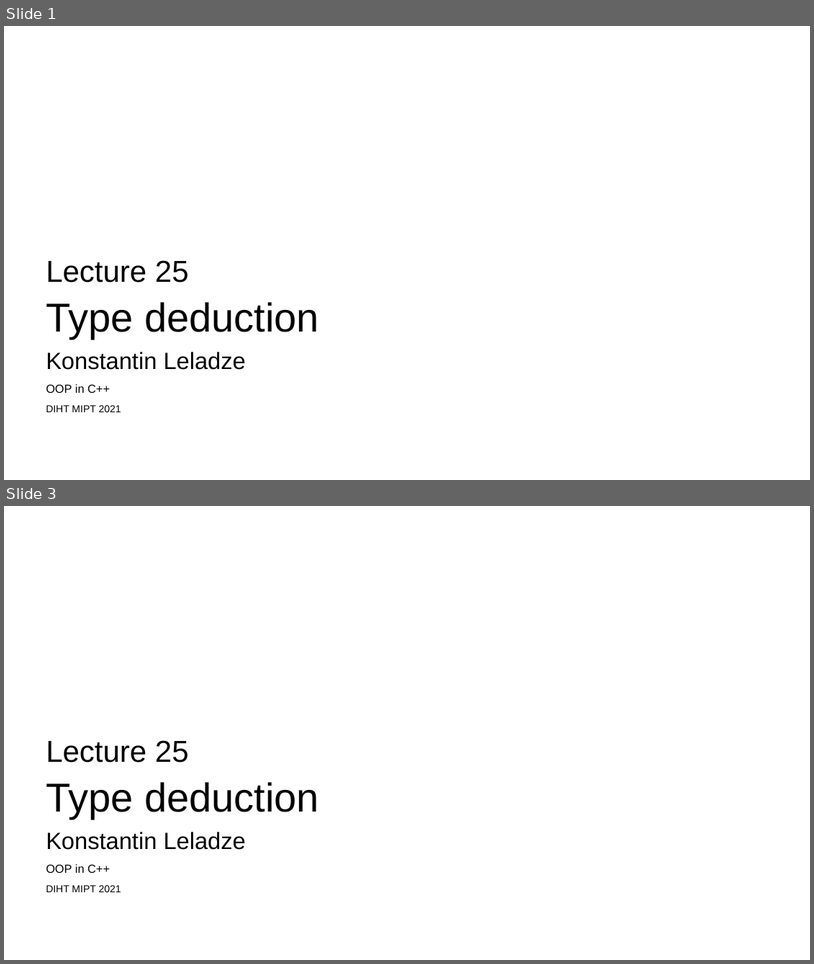
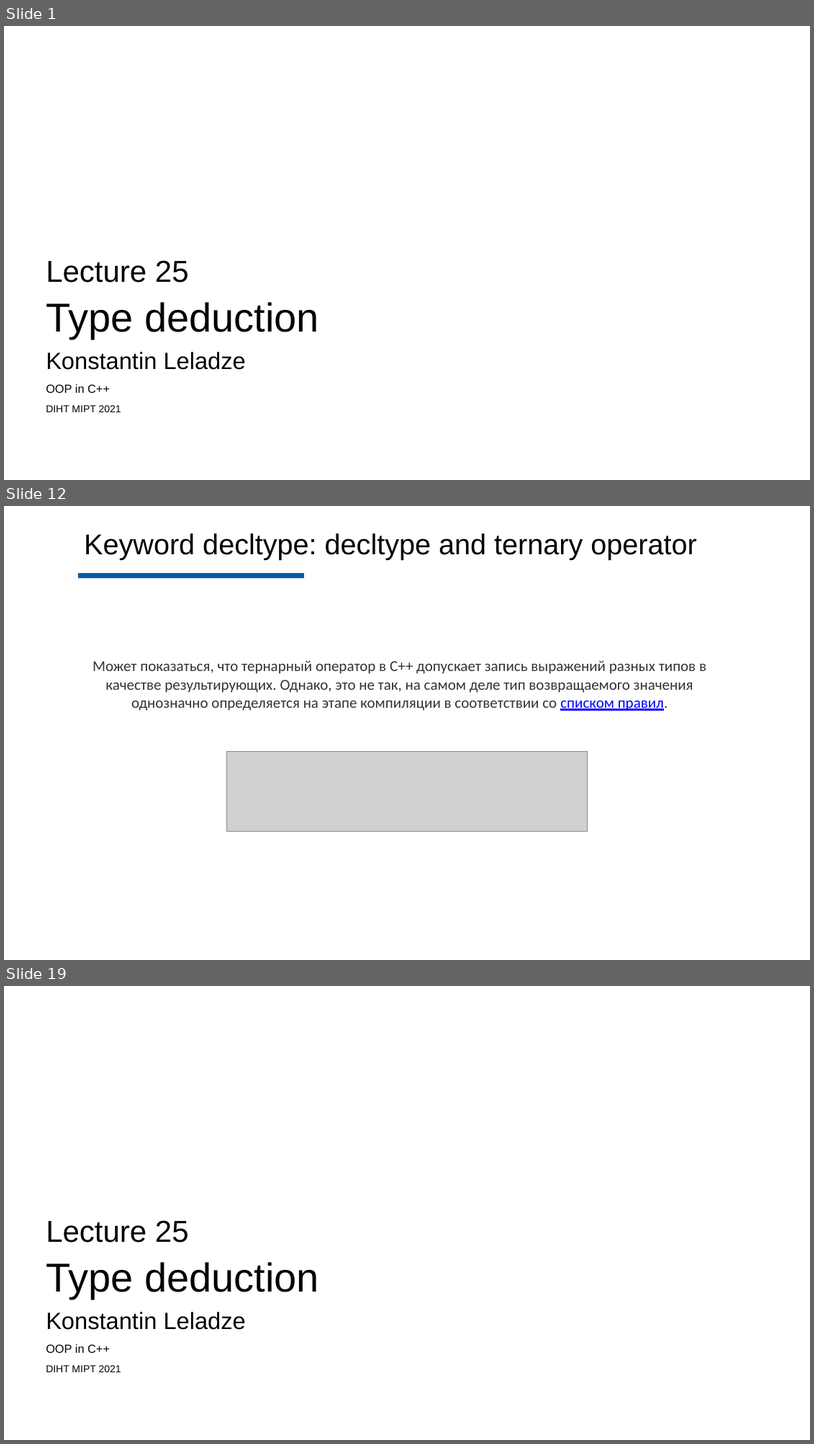
Before and after one commit to Costello1329/cpp-mipt-2021, a slide deck: lectures/lecture-25/draft.pptx. Shown one above the other, each under a label of ours: slides 1 and 3 before the commit, slides 1, 12 and 19 after it; the slides between them are not shown. The pictures are 814x964 and 814x1444 pixels, drawn with LibreOffice and Linux fonts; fonts in the diff are those of the drawing; grey boxes stand for pictures; background and template pictures are left out. Boxes give left, top, right and bottom in pixels: in the first picture for what was removed or moved away, otherwise in the second. Text is boxed around its words. In the diff, an @@ line names an element or a change of style, - is before the commit and + after.

```diff
--- a/lectures/lecture-25/draft.pptx
+++ b/lectures/lecture-25/draft.pptx
@@ slide 12 added at (x1=4, y1=506, x2=810, y2=960), background #FEFEFE @@
@@ text added at (x1=84, y1=533, x2=697, y2=559), 34 pt, text #020302 @@
+Keyword decltype: decltype and ternary operator
@@ line added from (78, 576) to (304, 576), #015DAC 6 pt @@
@@ text added at (x1=93, y1=661, x2=707, y2=710), 18 pt, text #323332 @@
+Может показаться, что тернарный оператор в C++ допускает запись выражений разных типов в качестве результирующих. Однако, это не так, на самом деле тип возвращаемого значения однозначно определяется на этапе компиляции в соответствии со списком правил.
@@ picture added at (x1=226, y1=751, x2=588, y2=831) @@
@@ what was slide 3 is now slide 19 @@
```
Also in this commit, not shown: 16 other slides added, 1 slide removed.
